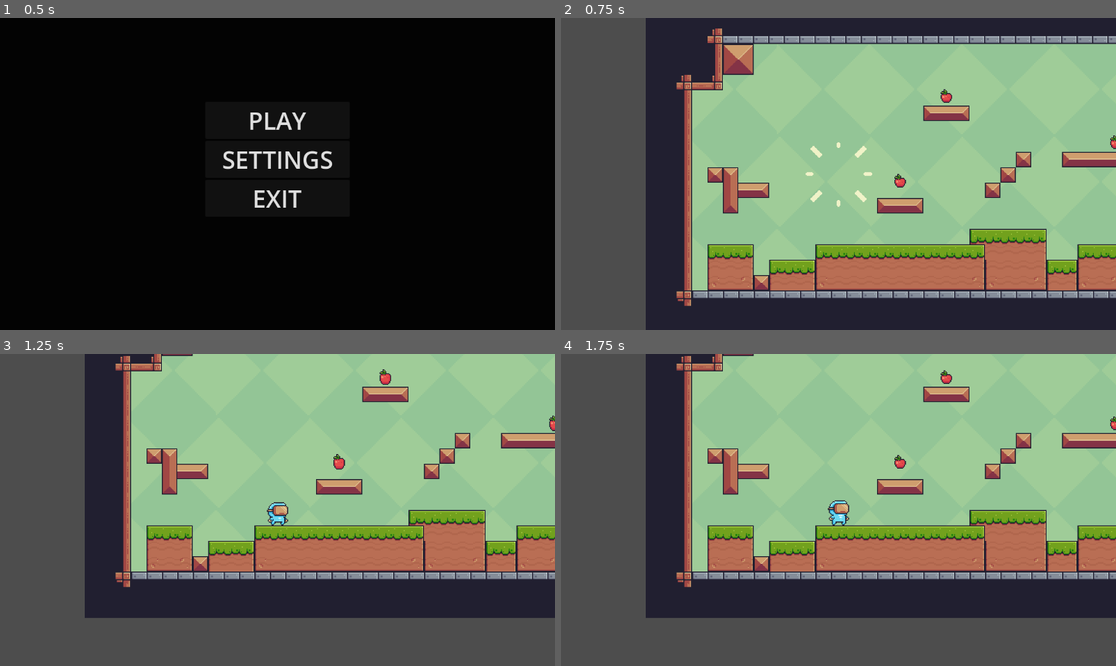
Above: before the commit, frames 1-4 (two rows, left to right).
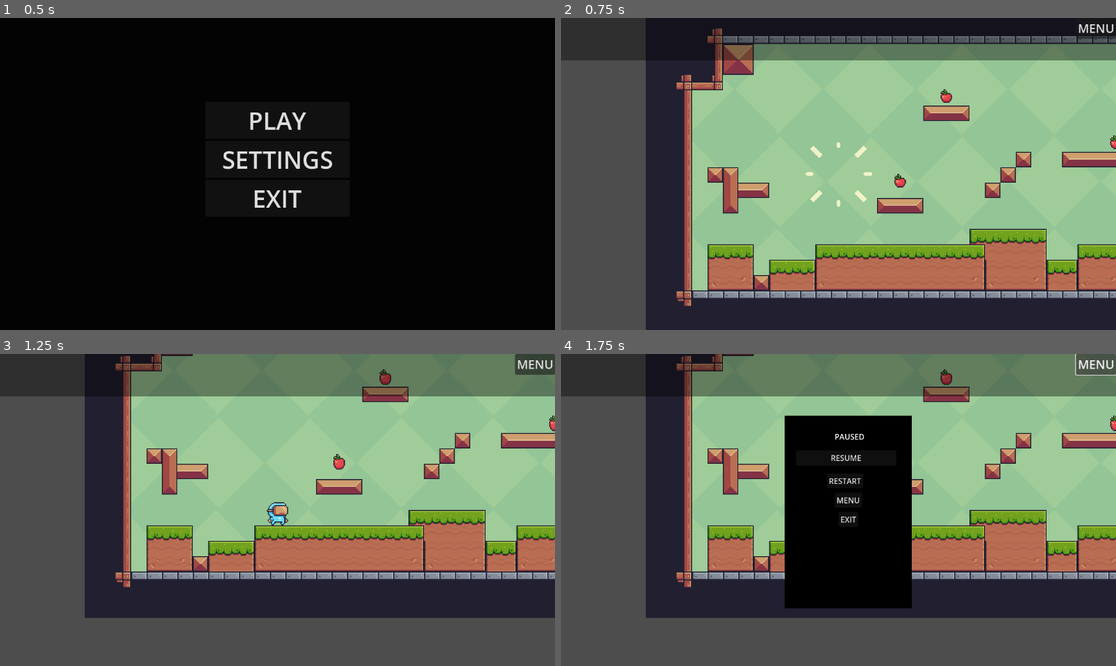
Above: after the commit, the same moments.

Repository: DVelasco9/virtual
Game: Godot game, scene res://scenes/menu.tscn
Two runs of this game, one before a commit and one after it. Both use one fixed random seed, a clock stepped at 60 frames per second and the inputs below.
Inputs (mouse positions are in pixels of both pictures, inside the frame that each line leads up to):
- Up to frame 1 (0.5 s): no input
- Up to frame 2 (0.75 s): click "PLAY" at 0.5 s
- Up to frame 3 (1.25 s): no input
- Up to frame 4 (1.75 s): click (1093, 363) at 1.25 s, where only the run after the commit has a clickable "MENU"

Frame 1 is identical in both runs. In frame 2, 7.6% of the frame differs, in the area x 0-100%, y 0-14%; in frame 3, 12%; in frame 4, 27%, in the area x 0-100%, y 0-82%.

Commit message:
RQ010: MENU DE PAUSA

Diff:
--- a/project.godot
+++ b/project.godot
@@ -40,6 +40,7 @@
 pausa={
 "deadzone": 0.2,
 "events": [Object(InputEventKey,"resource_local_to_scene":false,"resource_name":"","device":-1,"window_id":0,"alt_press …(192 unchanged characters)…
+, Object(InputEventKey,"resource_local_to_scene":false,"resource_name":"","device":-1,"window_id":0,"alt_pressed":false,"shift_pressed":false,"ctrl_pressed":false,"meta_pressed":false,"pressed":false,"keycode":0,"physical_keycode":4194305,"key_label":0,"unicode":0,"location":0,"echo":false,"script":null)
 ]
 }
 
--- /dev/null
+++ b/scenes/EE.tscn
@@ -0,0 +1,28 @@
+[gd_scene format=3 uid="uid://wr7ek14vaw81"]
+
+[node name="Node2D" type="Control"]
+layout_mode = 3
+anchors_preset = 8
+anchor_left = 0.5
+anchor_top = 0.5
+anchor_right = 0.5
+anchor_bottom = 0.5
+grow_horizontal = 2
+grow_vertical = 2
+
+[node name="VideoStreamPlayer" type="VideoStreamPlayer" parent="."]
+layout_mode = 1
+anchors_preset = 8
+anchor_left = 0.5
+anchor_top = 0.5
+anchor_right = 0.5
+anchor_bottom = 0.5
+offset_left = -581.0
+offset_top = -325.0
+offset_right = 572.0
+offset_bottom = 330.0
+grow_horizontal = 2
+grow_vertical = 2
+autoplay = true
+expand = true
+loop = true
--- a/scenes/character_body_2d.tscn
+++ b/scenes/character_body_2d.tscn
@@ -8,6 +8,7 @@
 [ext_resource type="Texture2D" uid="uid://cy58lldjdaenu" path="res://Pixel Adventure 1/Free/Main Characters/Virtual Guy/Idle (32x32).png" id="3_t53lx"]
 [ext_resource type="Texture2D" uid="uid://de4i2csf1ssig" path="res://Pixel Adventure 1/Free/Main Characters/Virtual Guy/Jump (32x32).png" id="4_yi2kj"]
 [ext_resource type="Texture2D" uid="uid://4f6utbpm5bya" path="res://Pixel Adventure 1/Free/Main Characters/Virtual Guy/Run (32x32).png" id="5_cibgq"]
+[ext_resource type="PackedScene" uid="uid://d0f5eofbld577" path="res://scenes/player_info.tscn" id="9_cibgq"]
 
 [sub_resource type="AtlasTexture" id="AtlasTexture_y0ehx"]
 atlas = ExtResource("2_yi2kj")
@@ -478,3 +479,5 @@
 [node name="CollisionShape2D" type="CollisionShape2D" parent="."]
 position = Vector2(0, 4)
 shape = SubResource("RectangleShape2D_t53lx")
+
+[node name="playerInfo" parent="." instance=ExtResource("9_cibgq")]
--- a/scenes/muerte.tscn
+++ b/scenes/muerte.tscn
@@ -33,19 +33,47 @@
 
 [node name="RETRY" type="Button" parent="."]
 layout_mode = 1
+anchors_preset = 3
+anchor_left = 1.0
+anchor_top = 1.0
+anchor_right = 1.0
+anchor_bottom = 1.0
+offset_left = -300.0
+offset_top = -77.0
+grow_horizontal = 0
+grow_vertical = 0
+theme_override_font_sizes/font_size = 50
+text = "RETRY"
+
+[node name="game_over" type="Button" parent="."]
+layout_mode = 1
+anchors_preset = 5
+anchor_left = 0.5
+anchor_right = 0.5
+offset_left = -4.0
+offset_right = 4.0
+offset_bottom = 8.0
+grow_horizontal = 2
+theme_override_font_sizes/font_size = 50
+text = "GAME OVER"
+
+[node name="checkpoint2" type="Button" parent="."]
+layout_mode = 1
 anchors_preset = 8
 anchor_left = 0.5
 anchor_top = 0.5
 anchor_right = 0.5
 anchor_bottom = 0.5
-offset_left = -150.0
-offset_top = -38.5
-offset_right = 150.0
-offset_bottom = 38.5
+offset_left = -281.0
+offset_top = -37.0
+offset_right = 282.0
+offset_bottom = 40.0
 grow_horizontal = 2
 grow_vertical = 2
 theme_override_font_sizes/font_size = 50
-text = "RETRY"
+text = "LOAD ON CHECKPOINT"
 
 [connection signal="pressed" from="BACK TO MENU" to="." method="_on_back_to_menu_pressed"]
 [connection signal="pressed" from="RETRY" to="." method="_on_retry_pressed"]
+[connection signal="pressed" from="game_over" to="." method="_on_game_over_pressed"]
+[connection signal="pressed" from="checkpoint2" to="." method="_on_checkpoint_pressed"]
--- a/scenes/pausa.tscn
+++ /dev/null
@@ -1,9 +0,0 @@
-[gd_scene format=3 uid="uid://b80xrhlth5y0f"]
-
-[node name="pausa" type="Control"]
-layout_mode = 3
-anchors_preset = 15
-anchor_right = 1.0
-anchor_bottom = 1.0
-grow_horizontal = 2
-grow_vertical = 2
--- /dev/null
+++ b/scenes/player_info.tscn
@@ -0,0 +1,86 @@
+[gd_scene load_steps=2 format=3 uid="uid://d0f5eofbld577"]
+
+[ext_resource type="Script" uid="uid://btsmy1qgl4kbc" path="res://scripts/player_info.gd" id="1_oojiu"]
+
+[node name="playerInfo" type="CanvasLayer"]
+process_mode = 3
+script = ExtResource("1_oojiu")
+
+[node name="ColorRect" type="ColorRect" parent="."]
+offset_right = 1152.0
+offset_bottom = 88.0
+color = Color(0, 0, 0, 0.384314)
+
+[node name="menu_button" type="Button" parent="."]
+anchors_preset = 1
+anchor_left = 1.0
+anchor_right = 1.0
+offset_left = -8.0
+offset_bottom = 8.0
+grow_horizontal = 0
+theme_override_font_sizes/font_size = 25
+text = "MENU"
+
+[node name="menuPopup" type="Node2D" parent="."]
+
+[node name="ColorRect" type="ColorRect" parent="menuPopup"]
+anchors_preset = 8
+anchor_left = 0.5
+anchor_top = 0.5
+anchor_right = 0.5
+anchor_bottom = 0.5
+offset_left = 464.0
+offset_top = 128.0
+offset_right = 728.0
+offset_bottom = 528.0
+grow_horizontal = 2
+grow_vertical = 2
+color = Color(0, 0, 0, 1)
+
+[node name="Label" type="Label" parent="menuPopup"]
+anchors_preset = 7
+anchor_left = 0.5
+anchor_top = 1.0
+anchor_right = 0.5
+anchor_bottom = 1.0
+offset_left = 568.0
+offset_top = 160.0
+offset_right = 630.0
+offset_bottom = 183.0
+grow_horizontal = 2
+grow_vertical = 0
+text = "PAUSED"
+
+[node name="continue" type="Button" parent="menuPopup"]
+offset_left = 488.0
+offset_top = 200.0
+offset_right = 696.0
+offset_bottom = 232.0
+text = "RESUME"
+
+[node name="restart" type="Button" parent="menuPopup"]
+offset_left = 552.0
+offset_top = 248.0
+offset_right = 627.0
+offset_bottom = 279.0
+text = "RESTART"
+
+[node name="backmenu" type="Button" parent="menuPopup"]
+offset_left = 568.0
+offset_top = 288.0
+offset_right = 625.0
+offset_bottom = 319.0
+text = "MENU"
+
+[node name="exit" type="Button" parent="menuPopup"]
+offset_left = 576.0
+offset_top = 328.0
+offset_right = 617.0
+offset_bottom = 359.0
+text = "EXIT"
+
+[connection signal="pressed" from="menu_button" to="." method="_on_menu_button_pressed"]
+[connection signal="pressed" from="menuPopup/continue" to="." method="_on_continue_pressed"]
+[connection signal="pressed" from="menuPopup/restart" to="." method="_on_restart_pressed"]
+[connection signal="pressed" from="menuPopup/backmenu" to="." method="_on_backmenu_pressed"]
+[connection signal="pressed" from="menuPopup/exit" to="." method="_on_exit_pressed"]
--- a/scripts/muerte.gd
+++ b/scripts/muerte.gd
@@ -4,7 +4,9 @@
 func _on_retry_pressed() -> void:
 	pass
 
-
-
 func _on_back_to_menu_pressed() -> void:
 	get_tree().change_scene_to_file("res://scenes/menu.tscn")
+
+func _on_game_over_pressed() -> void:
+	pass
+	#get_tree().change_scene_to_file("res://scenes/EE.tscn")
--- /dev/null
+++ b/scripts/nivel_1.gd
@@ -0,0 +1,5 @@
+extends Node2D
+
+func _physics_process(delta: float) -> void:
+	if Input.is_action_just_pressed("pausa"):
+		get_tree().change_scene_to_file("res://scenes/pausa.tscn")
--- /dev/null
+++ b/scripts/player_info.gd
@@ -0,0 +1,30 @@
+extends CanvasLayer
+
+@onready var menupopup : Node2D = $menuPopup
+
+func _ready() -> void:
+	menupopup.visible = false
+
+
+
+
+func _on_menu_button_pressed() -> void:
+	get_tree().paused = true
+	menupopup.visible = get_tree().paused
+
+func _on_continue_pressed() -> void:
+	get_tree().paused = false
+	menupopup.visible = get_tree().paused
+
+
+func _on_restart_pressed() -> void:
+	get_tree().paused = false
+	get_tree().reload_current_scene()
+
+
+func _on_backmenu_pressed() -> void:
+	get_tree().paused = false
+	get_tree().change_scene_to_file("res://scenes/menu.tscn")
+
+func _on_exit_pressed() -> void:
+	get_tree().quit()
Not shown: 1 places in scenes/character_body_2d.tscn that only renumber resources
Not shown, added: scripts/nivel_1.gd.uid
Not shown, added: scripts/player_info.gd.uid
